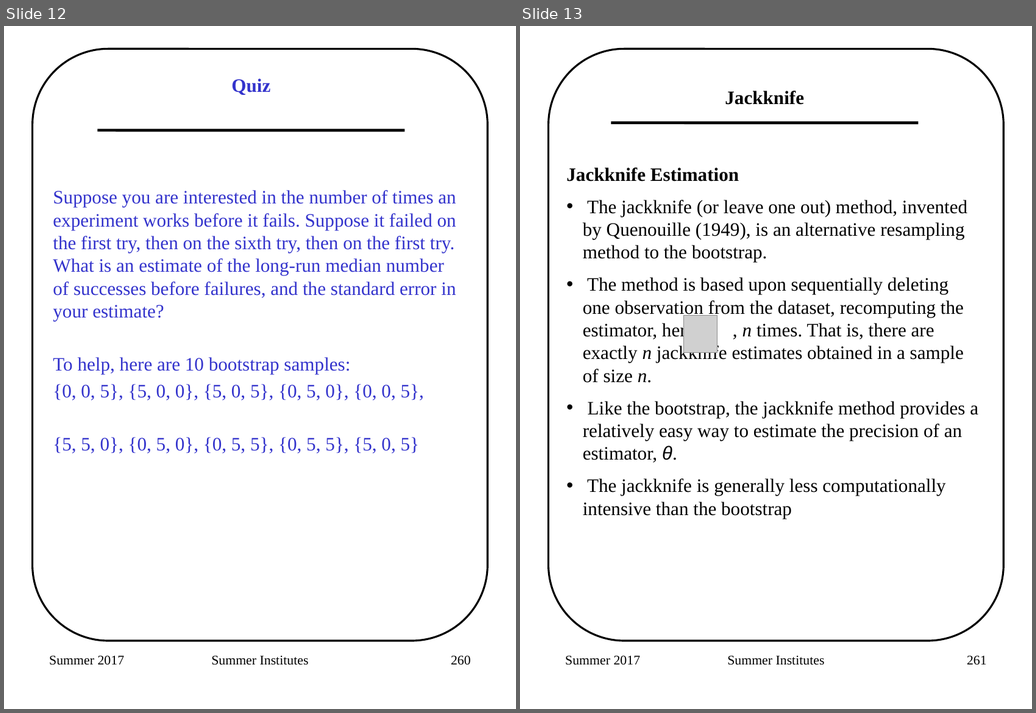
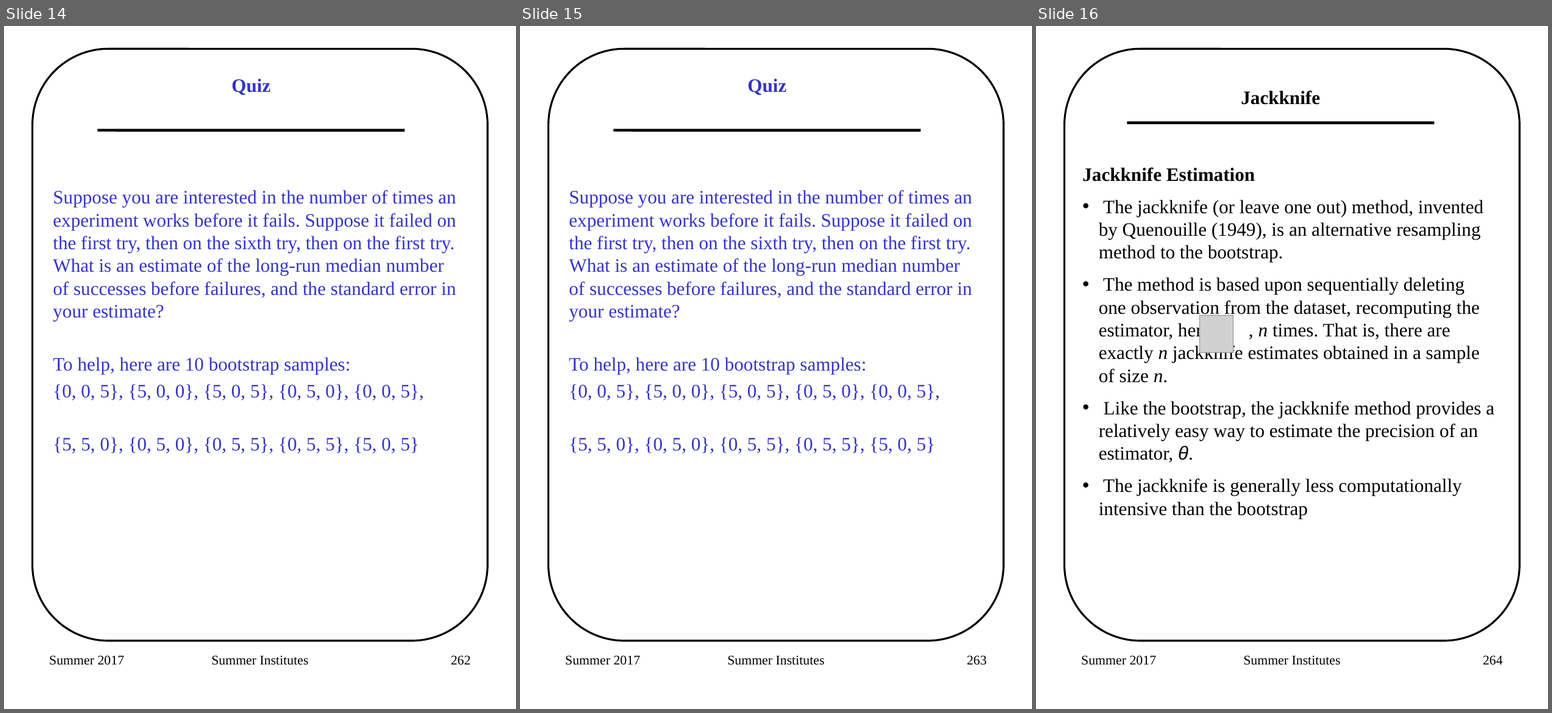
Before and after one commit to adw96/summer-institutes, a slide deck: 2018_sisg_1_9.pptx. Shown side by side, each under a label of ours: slides 12 and 13 before the commit, slides 14, 15 and 16 after it. The pictures are 1036x713 and 1552x713 pixels, drawn with LibreOffice and Linux fonts; fonts in the diff are those of the drawing; grey boxes stand for pictures. Boxes give left, top, right and bottom in pixels: in the first picture for what was removed or moved away, otherwise in the second. Text is boxed around its words. In the diff, an @@ line names an element or a change of style, - is before the commit and + after.

```diff
--- a/2018_sisg_1_9.pptx
+++ b/2018_sisg_1_9.pptx
@@ slide 15 added at bbox=[520, 26, 1032, 709], background #FFFFFF; not listed: 1 template element that a slide beside it also shows @@
@@ text added at bbox=[748, 78, 787, 95], 20 pt, text #3333CC, bold @@
+Quiz
@@ line added from (613, 130) to (921, 130), #000000 3 pt @@
@@ text added at bbox=[569, 190, 973, 454], 20 pt, text #3333CC @@
+Suppose you are interested in the number of times an experiment works before it fails. Suppose it failed on the first try, then on the sixth try, then on the first try. What is an estimate of the long-run median number of successes before failures, and the standard error in your estimate?
+To help, here are 10 bootstrap samples:
+{0, 0, 5}, {5, 0, 0}, {5, 0, 5}, {0, 5, 0}, {0, 0, 5},
+{5, 5, 0}, {0, 5, 0}, {0, 5, 5}, {0, 5, 5}, {5, 0, 5}
@@ text added at bbox=[565, 656, 641, 665], 14 pt, text #000000 @@
+Summer 2017
@@ text added at bbox=[727, 656, 825, 665], 14 pt, text #000000 @@
+Summer Institutes
@@ page number added at bbox=[967, 656, 987, 665], 14 pt, text #000000 @@
+263
@@ what was slide 12 is now slide 14 @@
@@ page number at bbox=[451, 656, 471, 665]: text changed @@
-260
+262
@@ what was slide 13 is now slide 16 @@
@@ page number at bbox=[1483, 656, 1503, 665]: text changed @@
-261
+264
```
Also in this commit, not shown: 2 other slides added, 1 other file.
